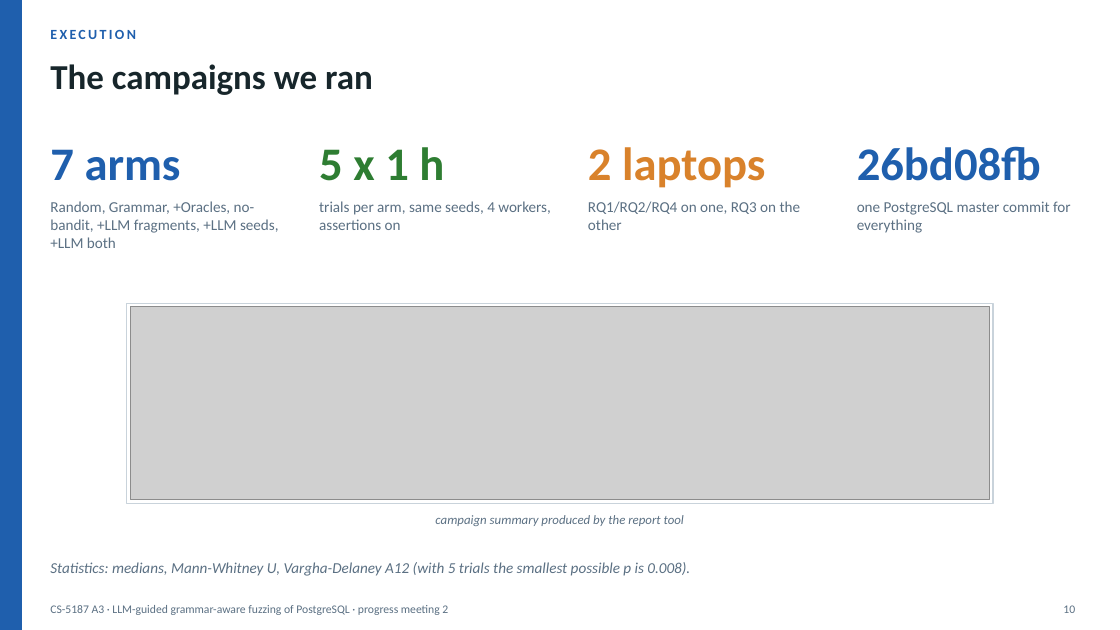
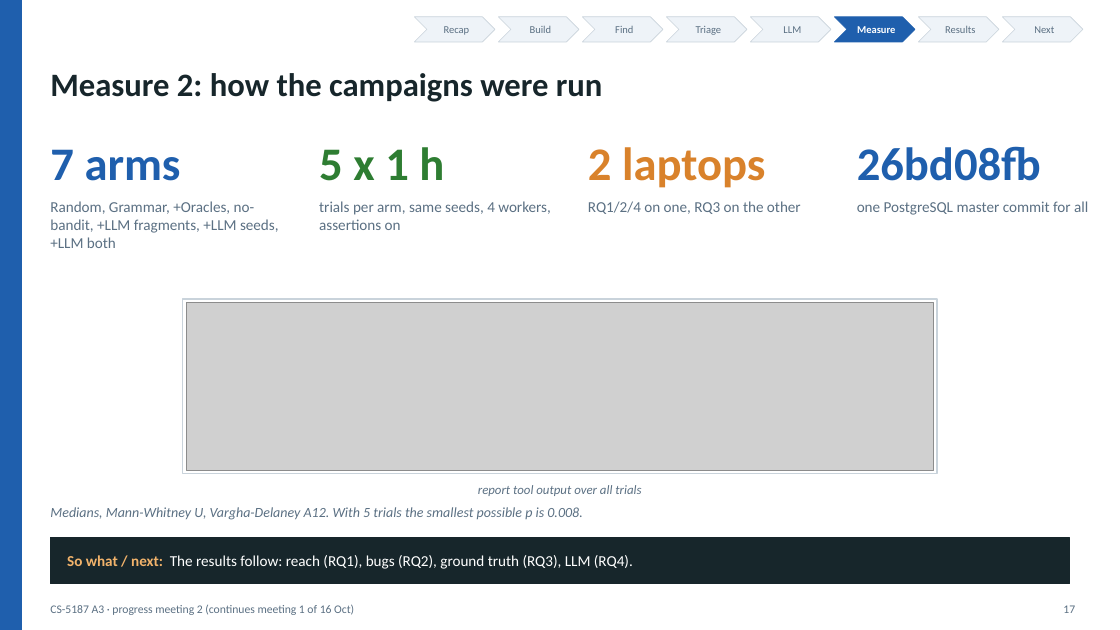
Before and after one commit to v28k/cs5187-term-project, a slide deck: slide 17 of docs/meeting2/deck/progress_meeting2.pptx (slide 10 before the commit). Drawn at 1120x630 pixels with LibreOffice and Linux fonts; fonts in the diff are those of the drawing; grey boxes stand for pictures. Boxes give left, top, right and bottom in pixels: in the first picture for what was removed or moved away, otherwise in the second. Text is boxed around its words. In the diff, an @@ line names an element or a change of style, - is before the commit and + after.

```diff
--- a/docs/meeting2/deck/progress_meeting2.pptx
+++ b/docs/meeting2/deck/progress_meeting2.pptx
@@ chevron added at (414, 17, 495, 42), fill #EEF3F8, outline #C9D3DB 0.5 pt @@
@@ text added at (444, 26, 470, 35), 9 pt, text #5B7083 @@
+Recap
@@ chevron added at (498, 17, 579, 42), fill #EEF3F8, outline #C9D3DB 0.5 pt @@
@@ text added at (530, 26, 552, 33), 9 pt, text #5B7083 @@
+Build
@@ chevron added at (582, 17, 663, 42), fill #EEF3F8, outline #C9D3DB 0.5 pt @@
@@ text added at (615, 26, 633, 33), 9 pt, text #5B7083 @@
+Find
@@ chevron added at (666, 17, 747, 42), fill #EEF3F8, outline #C9D3DB 0.5 pt @@
@@ text added at (696, 26, 722, 35), 9 pt, text #5B7083 @@
+Triage
@@ chevron added at (750, 17, 831, 42), fill #EEF3F8, outline #C9D3DB 0.5 pt @@
@@ text added at (783, 26, 801, 33), 9 pt, text #5B7083 @@
+LLM
@@ chevron added at (834, 17, 915, 42), fill #1F5FAD, outline #1F5FAD 0.5 pt @@
@@ text added at (857, 26, 895, 33), 9 pt, text #FFFFFF, bold @@
+Measure
@@ chevron added at (918, 17, 999, 42), fill #EEF3F8, outline #C9D3DB 0.5 pt @@
@@ text added at (945, 26, 975, 33), 9 pt, text #5B7083 @@
+Results
@@ chevron added at (1002, 17, 1083, 42), fill #EEF3F8, outline #C9D3DB 0.5 pt @@
@@ text added at (1034, 26, 1054, 33), 9 pt, text #5B7083 @@
+Next
@@ text removed at (50, 30, 136, 39) @@
-EXECUTION
@@ text at (50, 73, 603, 102): text changed; size 30 to 28 pt @@
-The campaigns we ran
+Measure 2: how the campaigns were run
@@ text at (588, 201, 801, 214): text changed @@
-RQ1/RQ2/RQ4 on one, RQ3 on the other
+RQ1/2/4 on one, RQ3 on the other
@@ text at (857, 201, 1088, 215): text changed @@
-one PostgreSQL master commit for everything
+one PostgreSQL master commit for all
@@ rectangle: place and size @@
-rectangle at (127, 303, 993, 503)
+rectangle at (183, 299, 938, 474)
@@ picture: place and size @@
-picture at (130, 307, 990, 500)
+picture at (187, 302, 934, 471)
@@ text at (50, 507, 582, 520): text changed; size 13 to 12 pt @@
-Statistics: medians, Mann-Whitney U, Vargha-Delaney A12 (with 5 trials the smallest possible p is 0.008).
+Medians, Mann-Whitney U, Vargha-Delaney A12. With 5 trials the smallest possible p is 0.008.
@@ text at (478, 485, 641, 496): text changed @@
-campaign summary produced by the report tool
+report tool output over all trials
@@ rectangle added at (50, 538, 1070, 584), fill #17262B, outline #17262B 1 pt @@
@@ text added at (67, 555, 633, 569), 13 pt, text #FFFFFF @@
+So what / next: The results follow: reach (RQ1), bugs (RQ2), ground truth (RQ3), LLM (RQ4).
@@ text at (50, 604, 354, 615): text changed @@
-CS-5187 A3 · LLM-guided grammar-aware fuzzing of PostgreSQL · progress meeting 2
+CS-5187 A3 · progress meeting 2 (continues meeting 1 of 16 Oct)
@@ text at (1063, 605, 1075, 613): text changed @@
-10
+17
```
Also in this commit, not shown: 10 other slides changed, 12 slides added, 7 slides removed, 6 other files.
